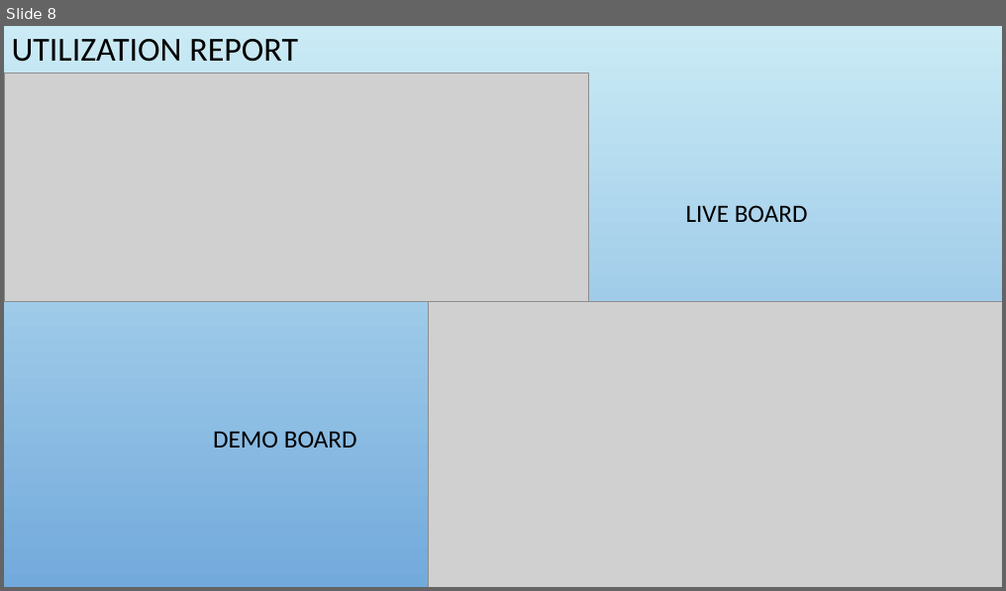
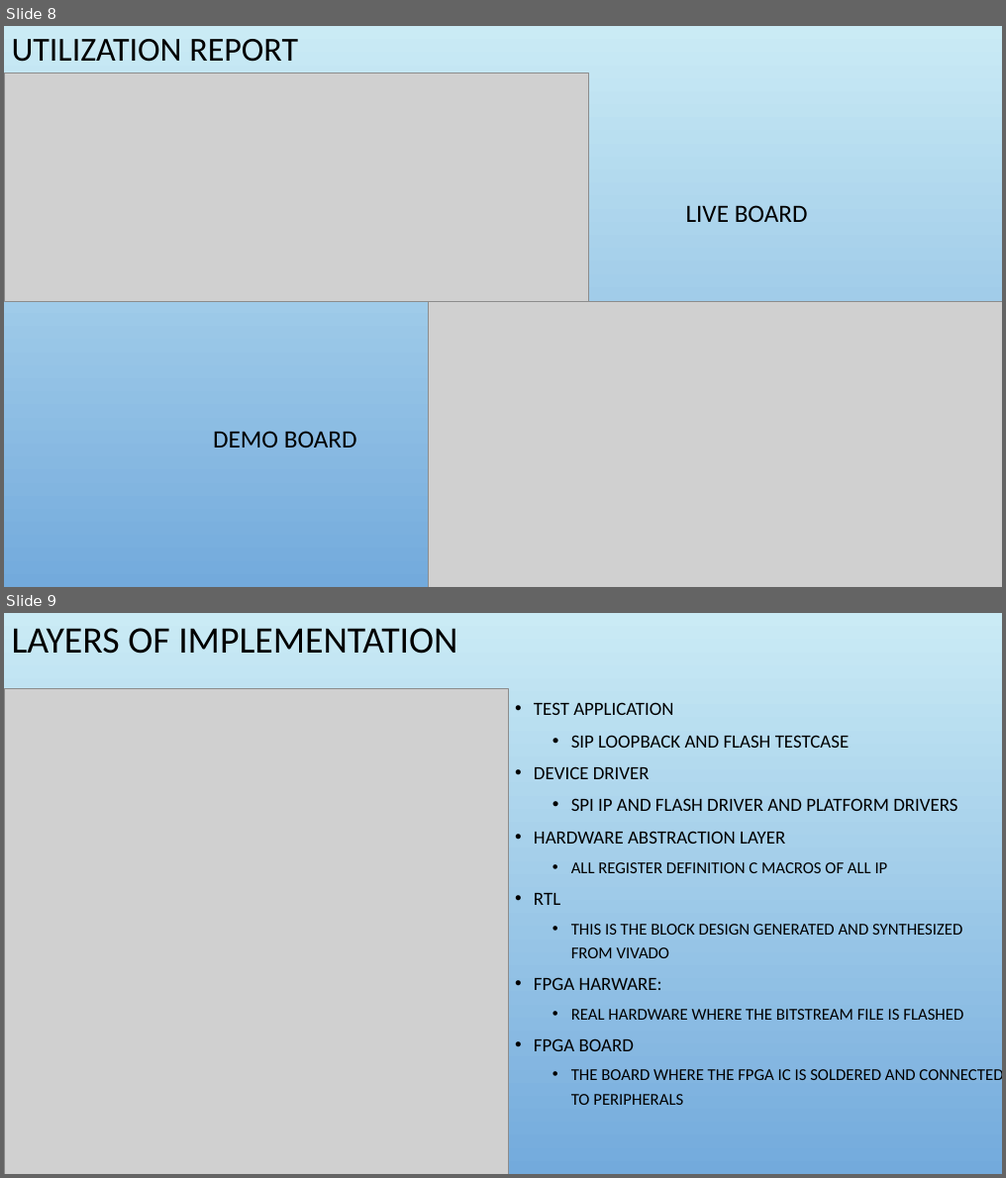
Before and after one commit to Selva1110/MELZG628T_2022HT80170, a slide deck: Report_docs/2022HT80170_ppt.pptx. Shown one above the other, each under a label of ours: slide 8 before the commit, slides 8 and 9 after it. The pictures are 1006x591 and 1006x1178 pixels, drawn with LibreOffice and Linux fonts; fonts in the diff are those of the drawing; grey boxes stand for pictures; background and template pictures are left out. Boxes give left, top, right and bottom in pixels: in the first picture for what was removed or moved away, otherwise in the second. Text is boxed around its words. In the diff, an @@ line names an element or a change of style, - is before the commit and + after.

Commit message:
Updated the slides

```diff
--- a/Report_docs/2022HT80170_ppt.pptx
+++ b/Report_docs/2022HT80170_ppt.pptx
@@ slide 9 added at (x1=4, y1=613, x2=1002, y2=1174), background picture (left out) @@
@@ title added at (x1=12, y1=628, x2=457, y2=654), 36 pt, text #000000 @@
+LAYERS OF IMPLEMENTATION
@@ picture added at (x1=4, y1=688, x2=509, y2=1174) @@
@@ text added at (x1=534, y1=702, x2=1002, y2=1105), 16 pt, text #000000 @@
+  • TEST APPLICATION
+    • SIP LOOPBACK AND FLASH TESTCASE
+  • DEVICE DRIVER
+    • SPI IP AND FLASH DRIVER AND PLATFORM DRIVERS
+  • HARDWARE ABSTRACTION LAYER
+    • ALL REGISTER DEFINITION C MACROS OF ALL IP
+  • RTL
+    • THIS IS THE BLOCK DESIGN GENERATED AND SYNTHESIZED FROM VIVADO
+  • FPGA HARWARE:
+    • REAL HARDWARE WHERE THE BITSTREAM FILE IS FLASHED
+  • FPGA BOARD
+    • THE BOARD WHERE THE FPGA IC IS SOLDERED AND CONNECTED TO PERIPHERALS
```
Also in this commit, not shown: 1 other file.
